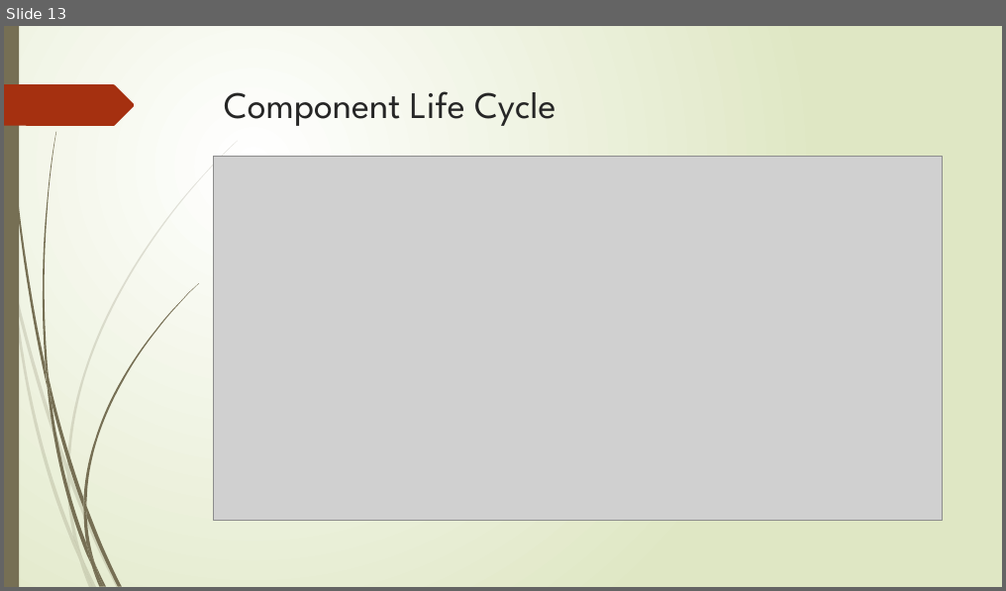
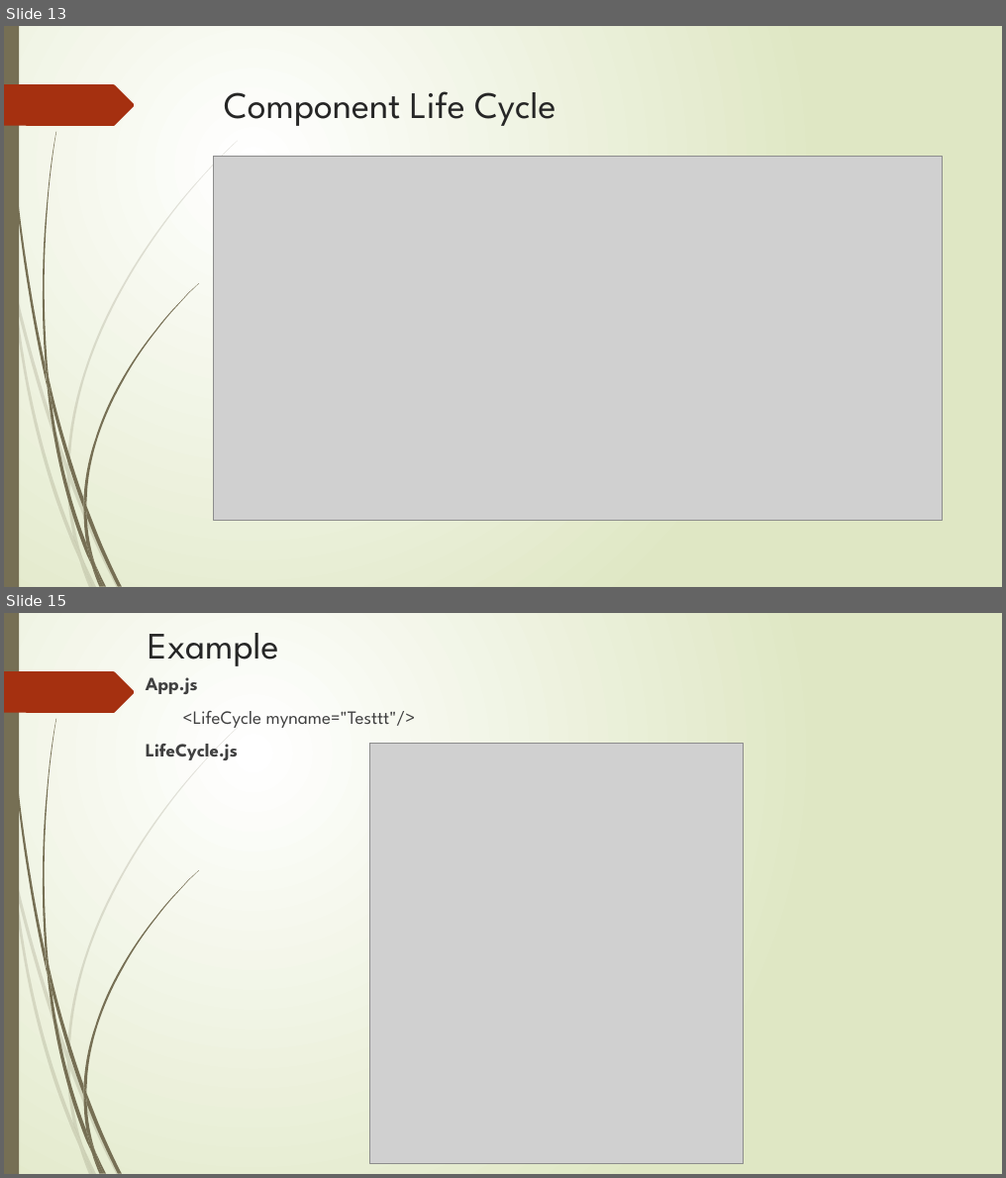
Before and after one commit to RinkalRnw/ReactJS_Notes, a slide deck: ReactJSLecture 8.pptx. Shown one above the other, each under a label of ours: slide 13 before the commit, slides 13 and 15 after it; the slides between them are not shown. The pictures are 1006x591 and 1006x1178 pixels, drawn with LibreOffice and Linux fonts; fonts in the diff are those of the drawing; grey boxes stand for pictures. Boxes give left, top, right and bottom in pixels: in the first picture for what was removed or moved away, otherwise in the second. Text is boxed around its words. In the diff, an @@ line names an element or a change of style, - is before the commit and + after.

```diff
--- a/ReactJSLecture 8.pptx
+++ b/ReactJSLecture 8.pptx
@@ slide 15 added at [4,613,1002,1174], background gradient #FFFFFF to #DFE8C4; not listed: 24 template elements that a slide beside it also shows @@
@@ title added at [148,633,279,666], 36 pt, text #262626 @@
+Example
@@ text added at [146,677,416,761], 18 pt, text #404040 @@
+App.js
+<LifeCycle myname="Testtt"/>
+LifeCycle.js
@@ picture added at [370,744,744,1164] @@
```
Also in this commit, not shown: 4 other slides added.
